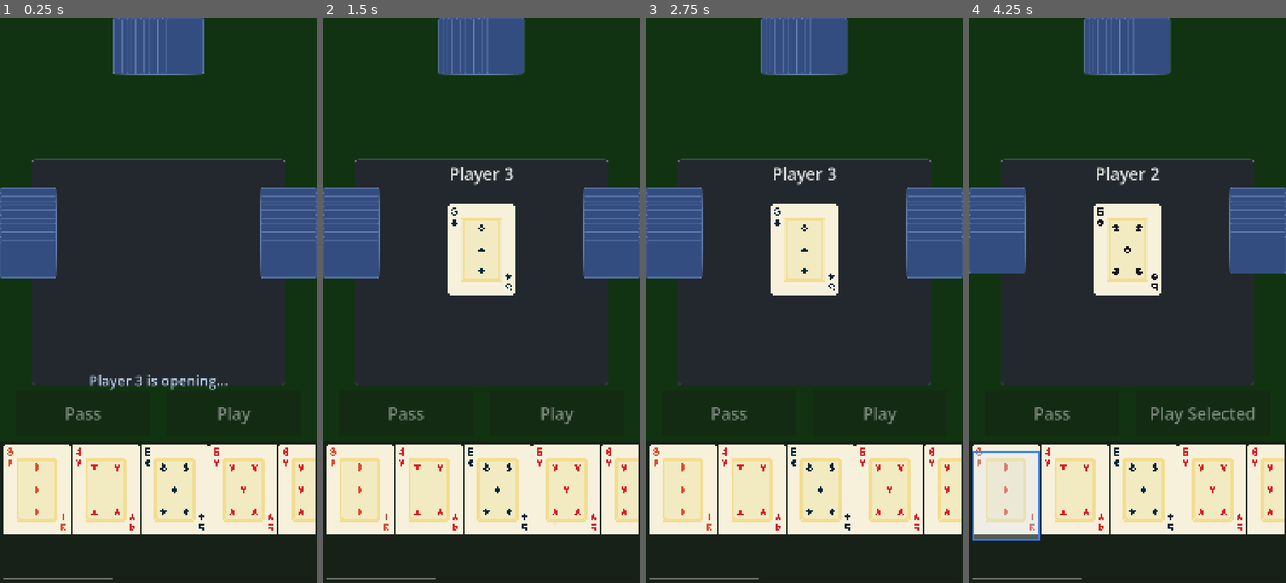
Above: before the commit, frames 1-4 (left to right).
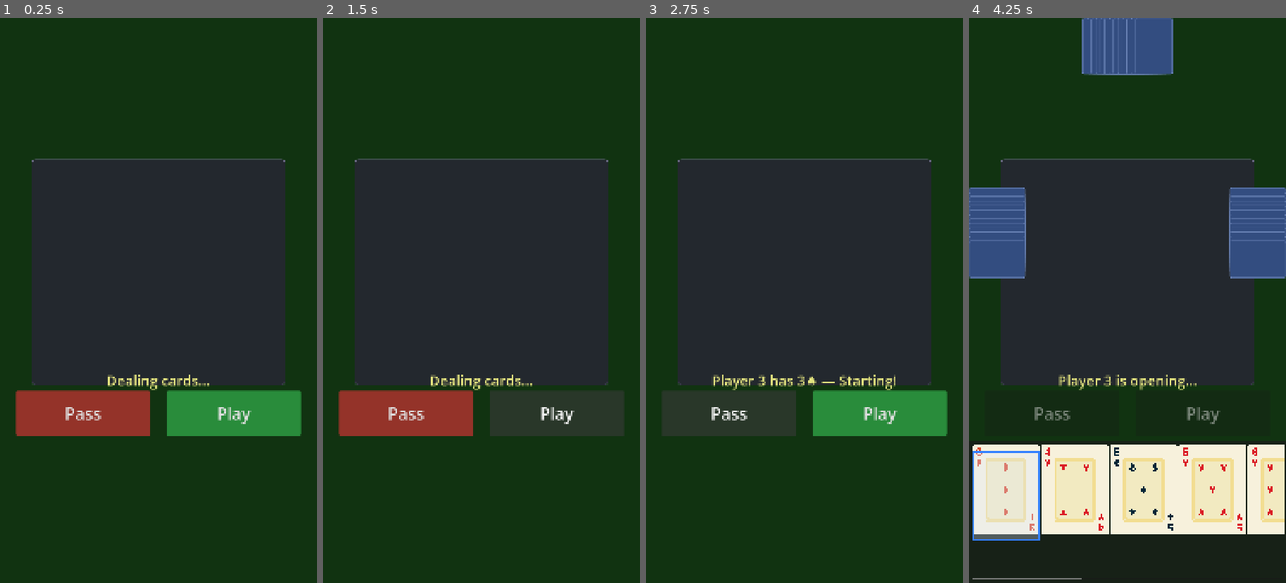
Above: after the commit, the same moments.

Repository: binhrobles/thirteen
Game: Godot game, scene res://scenes/main.tscn
The game is run twice, just before and just after one commit, with the same random seed, the same clock (stepped at 60 frames per second) and the same inputs.
Inputs (mouse positions are in pixels of both pictures, inside the frame that each line leads up to):
- Up to frame 1 (0.25 s): no input
- Up to frame 2 (1.5 s): click (557, 413) at 0.5 s, where only the run after the commit has a clickable "Play"; click (557, 413) at 1.25 s, where only the run after the commit has a clickable "Play"
- Up to frame 3 (2.75 s): click (728, 413) at 2 s, where only the run after the commit has a clickable "Pass"
- Up to frame 4 (4.25 s): click (1051, 413) at 2.75 s, where only the run after the commit has a clickable "Pass"; tap Enter at 3.5 s; move the mouse to (1007, 498) at 3.52 s; click (1007, 498) at 3.67 s

The runs differ from the first frame. In frame 1, 32% of the frame differs, in the area x 0-100%, y 0-100%; in frame 2, 32%; in frame 3, 32%; in frame 4, 5.3%.

Commit message:
Add deal sequence and game start animation
Implement minimal MVP deal sequence:
- Show "Dealing cards..." message for 1.5s
- Deal cards and identify starting player (has 3♠)
- Show "Player X has 3♠ — Starting!" message for 1.5s
- Clear play area and begin game

Add PlayArea.show_game_message() method:
- Shows game status messages with gold/yellow color
- Configurable duration (default 1.5s)
- Used for deal sequence and other game events

Update game initialization flow:
- Create play area first to show deal messages
- Add 3-second deal sequence before game starts
- Use Deck.find_starting_player() to identify 3♠ holder
- Clear play area before first turn

Closes thirteen-vibes-d4w (Deal animation and game start)

Co-Authored-By: Claude Sonnet 4.5 <noreply@anthropic.com>

Diff:
--- a/scripts/main.gd
+++ b/scripts/main.gd
@@ -89,17 +89,31 @@
 	"""Initialize a new game"""
 	print("=== Starting New Game ===")
 
+	# Create play area first (for showing deal messages)
+	play_area_ui = PlayAreaScene.instantiate()
+	add_child(play_area_ui)
+
+	# Show dealing message
+	play_area_ui.show_game_message("Dealing cards...", 1.5)
+	await play_area_ui.get_tree().create_timer(1.5).timeout
+
 	# Deal cards and create game state
 	var hands := Deck.deal(4)
+	var starting_player := Deck.find_starting_player(hands)
 	game_state = GameStateScript.new(hands)
 
-	# Create UI nodes
+	# Show starting player message
+	var player_name := "You" if starting_player == 0 else "Player %d" % (starting_player + 1)
+	play_area_ui.show_game_message("%s has 3♠ — Starting!" % player_name, 1.5)
+	await play_area_ui.get_tree().create_timer(1.5).timeout
+
+	# Clear play area before game starts
+	play_area_ui.clear()
+
+	# Create player hand UI
 	player_hand_ui = PlayerHandScene.instantiate()
 	add_child(player_hand_ui)
 	player_hand_ui.set_cards(game_state.get_hand(0))
-
-	play_area_ui = PlayAreaScene.instantiate()
-	add_child(play_area_ui)
 
 	# Create opponent hand displays for players 1, 2, 3
 	_create_opponent_hands()
--- a/scripts/play_area.gd
+++ b/scripts/play_area.gd
@@ -154,6 +154,18 @@
 	status_label.add_theme_color_override("font_color", Color(0.7, 0.8, 0.9))  # Original color
 
 
+func show_game_message(message: String, duration: float = 1.5) -> void:
+	"""Show a game status message (e.g., dealing, starting player)"""
+	_clear_cards()
+	player_label.text = ""
+	status_label.text = message
+	status_label.add_theme_color_override("font_color", Color(0.9, 0.9, 0.5))  # Yellow/gold
+	show()
+
+	# Wait for the specified duration
+	await get_tree().create_timer(duration).timeout
+
+
 func clear() -> void:
 	"""Clear the play area"""
 	_clear_cards()
Not shown, changed: .beads/issues.jsonl
